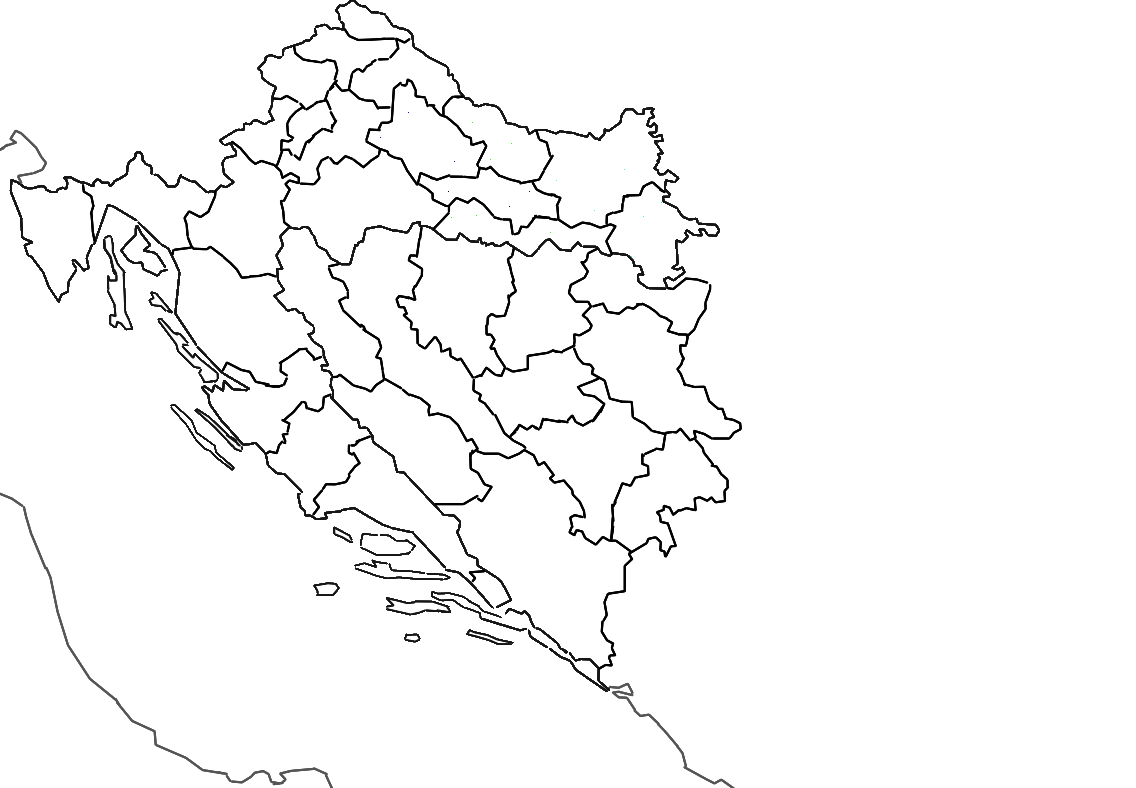
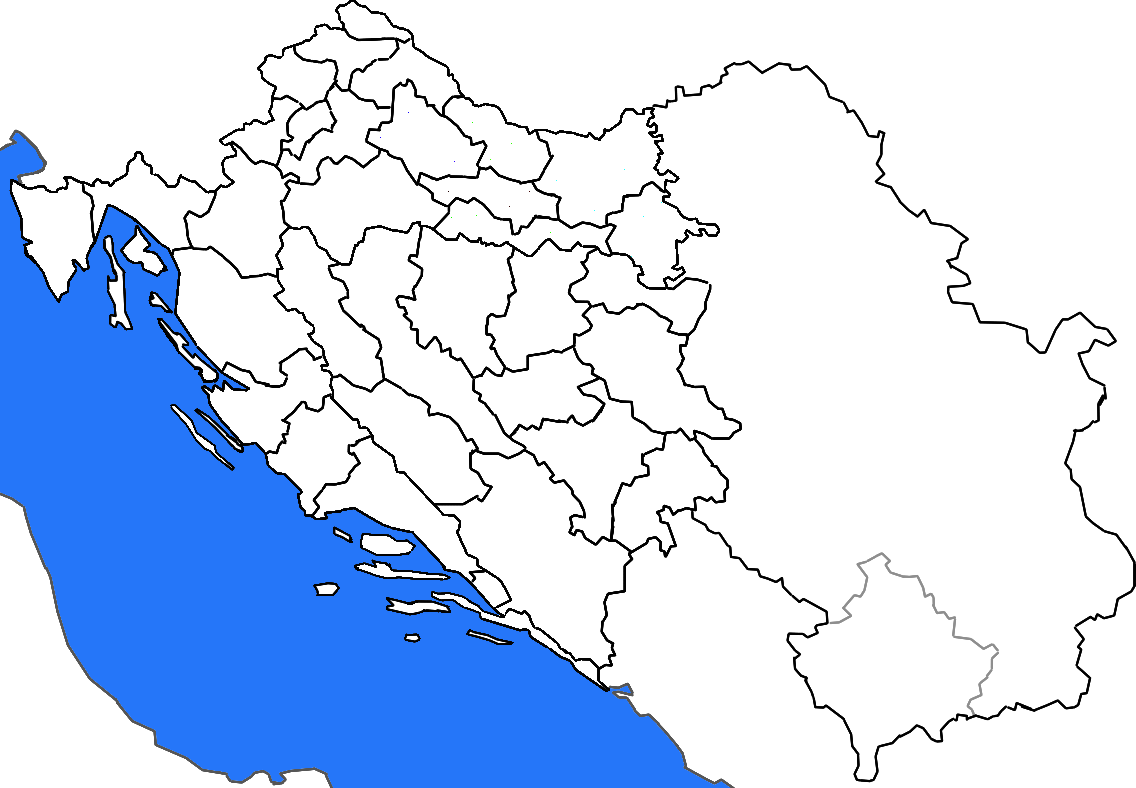
Layer changes from the first 1136 x 788 image to the second:
showed "vode", painted on it over [0, 0, 1136, 788]
painted on "Paint Layer 1" over [0, 0, 1136, 788]
painted on "bg" over [0, 0, 1136, 788]
